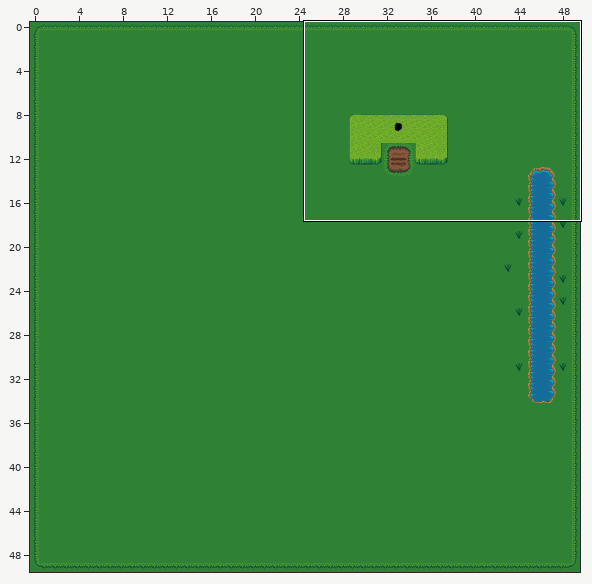
Two states of a Tiled map, frontend/js/assets/maps/hyrule.tmx. Above, an overview of the earlier version with the close-up marked.
Close-up. First the earlier version:
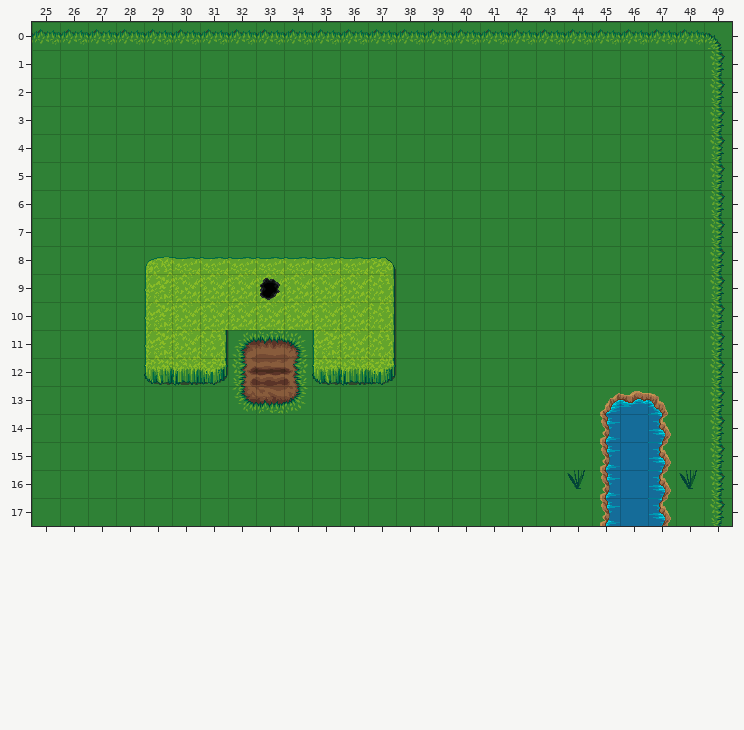
Cells are 32x32 px. Shown: x 25..49, y 0..17. The commit also changed other parts of the map, which this record leaves out.
The result:
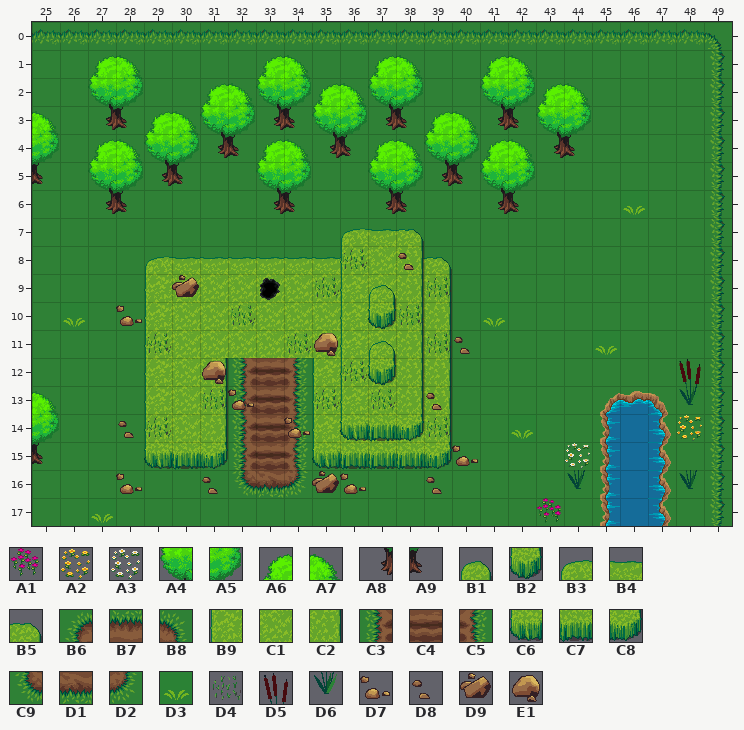
Key: from "32x32_map_tile v3.1 [MARGINLES": A1 185, A2 186, A3 232, A4 276, A5 277, A6 278, A7 279, A8 299, A9 300; from "terrain": B1 138, B2 159, B3 180, B4 181, B5 182, B6 186, B7 187, B8 188, B9 201, C1 202, C2 203, C3 207, C4 208, C5 209, C6 222, C7 223, C8 224, C9 228, D1 229, D2 230, D3 244, D4 246, D5 437, D6 458, D7 459, D8 460, D9 461, E1 482.
__ is an empty cell, ## one hidden under a higher layer.
Tiles of an added or newly shown layer are drawn over the layers below it.
What changed:
Layer "Trees" (added):
y 1: x 27..28 __ __ -> A6 A7; x 33..34 __ __ -> A6 A7; x 37..38 __ __ -> A6 A7; x 41..42 __ __ -> A6 A7
y 2: x 27..28 __ __ -> A4 A5; x 31..38 __ __ __ __ __ __ __ __ -> A6 A7 A4 A5 A6 A7 A4 A5; x 41..44 __ __ __ __ -> A4 A5 A6 A7
y 3: x 25 __ -> A7; x 27..44 __ __ __ __ __ __ __ __ __ __ __ __ __ __ __ __ __ __ -> A8 A9 A6 A7 A4 A5 A8 A9 A4 A5 A8 A9 A6 A7 A8 A9 A4 A5
y 4: x 25 __ -> A5; x 27..44 __ __ __ __ __ __ __ __ __ __ __ __ __ __ __ __ __ __ -> A6 A7 A4 A5 A8 A9 A6 A7 A8 A9 A6 A7 A4 A5 A6 A7 A8 A9
y 5: x 25 __ -> A9; x 27..30 __ __ __ __ -> A4 A5 A8 A9; x 33..34 __ __ -> A4 A5; x 37..42 __ __ __ __ __ __ -> A4 A5 A8 A9 A4 A5
y 6: x 27..28 __ __ -> A8 A9; x 33..34 __ __ -> A8 A9; x 37..38 __ __ -> A8 A9; x 41..42 __ __ -> A8 A9
y 13: x 25 __ -> A7
y 14: x 25 __ -> A5
y 15: x 25 __ -> A9
Layer "Mountains":
y 8: x 37..39 B5 __ __ -> ## B4 B5
y 9..10: x 37..39 C2 __ __ -> C1 C1 C2
y 11: x 31..35 C2 B6 B7 B8 B9 -> C1 C1 C1 C1 C1; x 37..39 C2 __ __ -> C1 C1 C2
y 12: x 29..31 C6 C7 C8 -> B9 C1 C2; x 35..39 C6 C7 C8 __ __ -> B9 C1 C1 C1 C2
y 13: x 29..36 __ __ __ C9 D1 D2 __ __ -> B9 C1 C2 C3 C4 C5 B9 C1; x 38..39 __ __ -> C1 C2
y 14: x 29..39 __ __ __ __ __ __ __ __ __ __ __ -> B9 C1 C2 C3 C4 C5 B9 C1 C1 C1 C2
y 15: x 29..39 __ __ __ __ __ __ __ __ __ __ __ -> C6 C7 C8 C3 C4 C5 C6 C7 C7 C7 C8
y 16: x 32..34 __ __ __ -> C9 D1 D2
Layer "UpperMountain" (added):
y 7: x 36..38 __ __ __ -> B3 B4 B5
y 8: x 36..38 __ __ __ -> B9 C1 C2
y 9: x 36..38 __ __ __ -> B9 B1 C2
y 10: x 36..38 __ __ __ -> B9 B2 C2
y 11: x 36..38 __ __ __ -> B9 B1 C2
y 12: x 36..38 __ __ __ -> B9 B2 C2
y 13: x 36..38 __ __ __ -> B9 C1 C2
y 14: x 36..38 __ __ __ -> C6 C7 C8
Layer "OuterGrass":
y 6: x 46 __ -> D3
y 8: x 36 __ -> D4; x 38 __ -> D8
y 9: x 30 __ -> D9; x 35 __ -> D4; x 39 __ -> D4
y 10: x 26 __ -> D3; x 28 __ -> D7; x 32 __ -> D4; x 38 __ -> D4; x 41 __ -> D3
y 11: x 29 __ -> D4; x 34..35 __ __ -> D4 E1; x 39..40 __ __ -> D4 D8; x 45 __ -> D3
y 12: x 31 __ -> E1; x 36 __ -> D4; x 48 __ -> D5
y 13: x 31..32 __ __ -> D4 D7; x 35 __ -> D4; x 37 __ -> D4; x 39 __ -> D8; x 48 __ -> D6
y 14: x 28..29 __ __ -> D8 D4; x 34 __ -> D7; x 39 __ -> D4; x 42 __ -> D3; x 48 __ -> A2
y 15: x 40 __ -> D7; x 44 __ -> A3
y 16: x 28 __ -> D7; x 31 __ -> D8; x 35..36 __ __ -> D9 D7; x 39 __ -> D8
y 17: x 27 __ -> D3; x 43 __ -> A1
Changed places in both close-ups, as pixel boxes (x1, y1, x2, y2):
changed: (88, 55, 591, 523)
added: (32, 111, 59, 184)
added: (623, 206, 645, 215)
added: (63, 318, 85, 327)
added: (595, 346, 617, 355)
added: (677, 359, 702, 441)
added: (32, 391, 59, 464)
